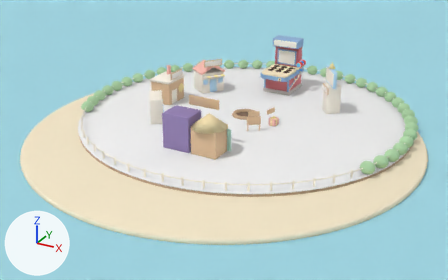
A saved change to the Blender file mole/assets/home3d/plaza.blend.
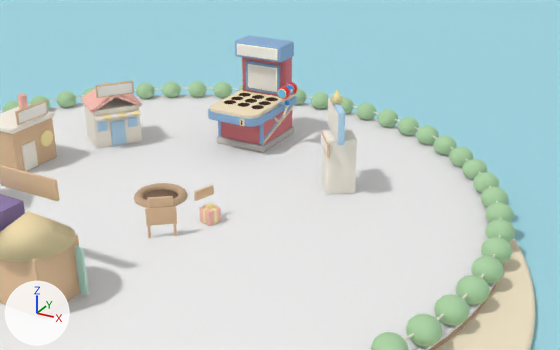
Each version is shown whole from a 50 mm camera at (25.6, -50.8, 22.2) aimed at (0.1, -4.5, -0.9), then close up from a 50 mm camera at (21.2, -26.7, 15.9) aimed at (5.8, 1.3, 1.9). The axes (+X, +Y, +Z) are drawn at lower left. The lights are the same throughout. The last two pictures show the newer version.

The scene before the commit, as lines of its bpy script (objects in view):
```python
ob_board_screen = bpy.data.objects.new('Board screen', me_cube_165)
ob_board_screen.parent = ob_site_score
ob_board_screen.location = (0.0, -0.37, 3.6)
ob_gift = bpy.data.objects.new('Gift', me_cube_167)
ob_gift.parent = ob_site_daily
ob_gift.location = (0.0, 0.0, 0.35)
ob_ribbon_x = bpy.data.objects.new('Ribbon X', me_cube_168)
ob_ribbon_x.parent = ob_site_daily
ob_ribbon_x.location = (0.0, 0.0, 0.35)
ob_score_board = bpy.data.objects.new('Score board', me_cube_164)
ob_score_board.parent = ob_site_score
ob_score_board.location = (0.0, -0.2, 3.6)
ob_screen_lightmode = bpy.data.objects.new('Screen_lightMode', me_plane_002)
ob_screen_lightmode.parent = ob_site_lightmode
ob_screen_lightmode.location = (0.0, 0.718, 3.348)
ob_screen_lightmode.rotation_euler = (1.571, 0.0, 0.0)  # degrees (90, 0, 0)
ob_sign_board_score = bpy.data.objects.new('Sign board score', me_cube_166)
ob_sign_board_score.parent = ob_site_score
ob_sign_board_score.location = (0.0, -0.69, 2.35)
ob_sign_score = bpy.data.objects.new('Sign_score', me_plane_007)
ob_sign_score.parent = ob_site_score
ob_sign_score.location = (0.0, -0.755, 2.35)
ob_sign_score.rotation_euler = (1.571, 0.0, 0.0)  # degrees (90, 0, 0)
ob_star_top = bpy.data.objects.new('Star top', me_cone_001)
ob_star_top.parent = ob_site_score
ob_star_top.location = (0.0, -0.2, 4.75)
ob_tower_base = bpy.data.objects.new('Tower base', me_cube_163)
ob_tower_base.parent = ob_site_score
ob_tower_base.location = (0.0, 0.0, 1.4)
# also in view: 'marq' at (0.0, 10.0, 5.0); 'Workshop walls' at (-9.0, 0.0, 1.1); 'rim' at (0.0, 8.5, 2.0); 'Home sea plane' at (0.0, 0.0, -0.7); 'Shop roof L' at (-7.4, 4.4, 2.5)
```
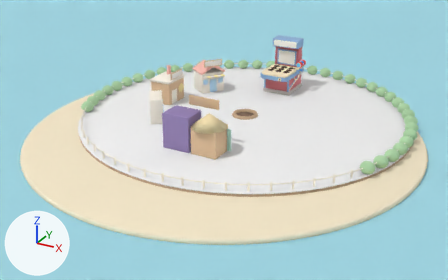
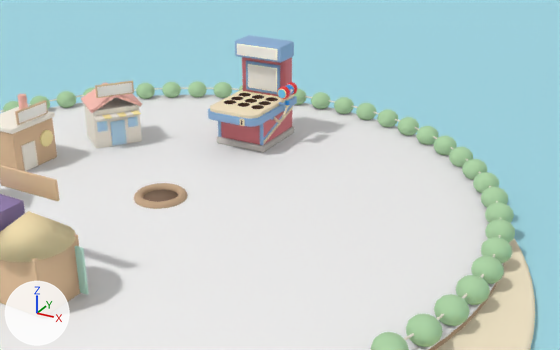
Edits to the scene script, one JSON object a line:
```json
{"op": "remove", "block": "ob_tower_base", "code": ["ob_tower_base = bpy.data.objects.new('Tower base', me_cube_163)", "ob_tower_base.parent = ob_site_score", "ob_tower_base.location = (0.0, 0.0, 1.4)"]}
{"op": "remove", "block": "ob_score_board", "code": ["ob_score_board = bpy.data.objects.new('Score board', me_cube_164)", "ob_score_board.parent = ob_site_score", "ob_score_board.location = (0.0, -0.2, 3.6)"]}
{"op": "remove", "block": "ob_board_screen", "code": ["ob_board_screen = bpy.data.objects.new('Board screen', me_cube_165)", "ob_board_screen.parent = ob_site_score", "ob_board_screen.location = (0.0, -0.37, 3.6)"]}
{"op": "remove", "block": "ob_star_top", "code": ["ob_star_top = bpy.data.objects.new('Star top', me_cone_001)", "ob_star_top.parent = ob_site_score", "ob_star_top.location = (0.0, -0.2, 4.75)"]}
{"op": "remove", "block": "ob_sign_board_score", "code": ["ob_sign_board_score = bpy.data.objects.new('Sign board score', me_cube_166)", "ob_sign_board_score.parent = ob_site_score", "ob_sign_board_score.location = (0.0, -0.69, 2.35)"]}
{"op": "remove", "block": "ob_sign_score", "code": ["ob_sign_score = bpy.data.objects.new('Sign_score', me_plane_007)", "ob_sign_score.parent = ob_site_score", "ob_sign_score.location = (0.0, -0.755, 2.35)", "ob_sign_score.rotation_euler = (1.571, 0.0, 0.0)  # degrees (90, 0, 0)"]}
{"op": "remove", "block": "ob_gift", "code": ["ob_gift = bpy.data.objects.new('Gift', me_cube_167)", "ob_gift.parent = ob_site_daily", "ob_gift.location = (0.0, 0.0, 0.35)"]}
{"op": "remove", "block": "ob_ribbon_x", "code": ["ob_ribbon_x = bpy.data.objects.new('Ribbon X', me_cube_168)", "ob_ribbon_x.parent = ob_site_daily", "ob_ribbon_x.location = (0.0, 0.0, 0.35)"]}
{"op": "remove", "block": "ob_ribbon_y", "code": ["ob_ribbon_y = bpy.data.objects.new('Ribbon Y', me_cube_169)", "ob_ribbon_y.parent = ob_site_daily", "ob_ribbon_y.location = (0.0, 0.0, 0.35)"]}
{"op": "remove", "block": "ob_bow", "code": ["ob_bow = bpy.data.objects.new('Bow', me_sphere_038)", "ob_bow.parent = ob_site_daily", "ob_bow.location = (0.0, 0.0, 0.78)"]}
{"op": "remove", "block": "ob_sign_board_daily", "code": ["ob_sign_board_daily = bpy.data.objects.new('Sign board daily', me_cube_170)", "ob_sign_board_daily.parent = ob_site_daily", "ob_sign_board_daily.location = (0.0, -0.36, 1.3)"]}
{"op": "remove", "block": "ob_board_post", "code": ["ob_board_post = bpy.data.objects.new('Board post', me_cylinder_056)", "ob_board_post.parent = ob_site_quest", "ob_board_post.location = (-0.55, 0.0, 0.6)"]}
{"op": "remove", "block": "ob_board_post_001", "code": ["ob_board_post_001 = bpy.data.objects.new('Board post.001', me_cylinder_057)", "ob_board_post_001.parent = ob_site_quest", "ob_board_post_001.location = (0.55, 0.0, 0.6)"]}
{"op": "remove", "block": "ob_quest_board", "code": ["ob_quest_board = bpy.data.objects.new('Quest board', me_cube_171)", "ob_quest_board.parent = ob_site_quest", "ob_quest_board.location = (0.0, 0.0, 1.0)"]}
{"op": "remove", "block": "ob_sign_board_quest", "code": ["ob_sign_board_quest = bpy.data.objects.new('Sign board quest', me_cube_174)", "ob_sign_board_quest.parent = ob_site_quest", "ob_sign_board_quest.location = (0.0, -0.04, 1.65)"]}
```

What differs and where, as boxes (x1, y1, x2, y2) in the close-ups (560 x 350 px):
```json
{"object": "Tower base", "change": "deleted", "before": [322, 129, 357, 195]}
{"object": "Quest board", "change": "deleted", "before": [145, 206, 177, 226], "on screen": "beige"}
{"object": "Score board", "change": "deleted", "before": [328, 94, 346, 145]}
{"object": "Board screen", "change": "deleted", "before": [327, 98, 338, 141]}
{"object": "Sign board quest", "change": "deleted", "before": [147, 196, 173, 208]}
{"object": "Gift", "change": "deleted", "before": [199, 206, 221, 226]}
{"object": "Sign board daily", "change": "deleted", "before": [194, 185, 214, 201]}
{"object": "Star top", "change": "deleted", "before": [330, 90, 344, 104]}
{"object": "Sign board score", "change": "deleted", "before": [321, 131, 330, 158]}
{"object": "Sign_score", "change": "deleted", "before": [321, 134, 327, 155]}
{"object": "Ribbon Y", "change": "deleted", "before": [203, 204, 217, 225]}
{"object": "Board post.001", "change": "deleted", "before": [147, 213, 151, 238]}
{"object": "Ribbon X", "change": "deleted", "before": [203, 204, 217, 225]}
{"object": "Board post", "change": "deleted", "before": [174, 212, 177, 236]}
{"object": "Bow", "change": "deleted", "before": [206, 203, 214, 208]}
```
